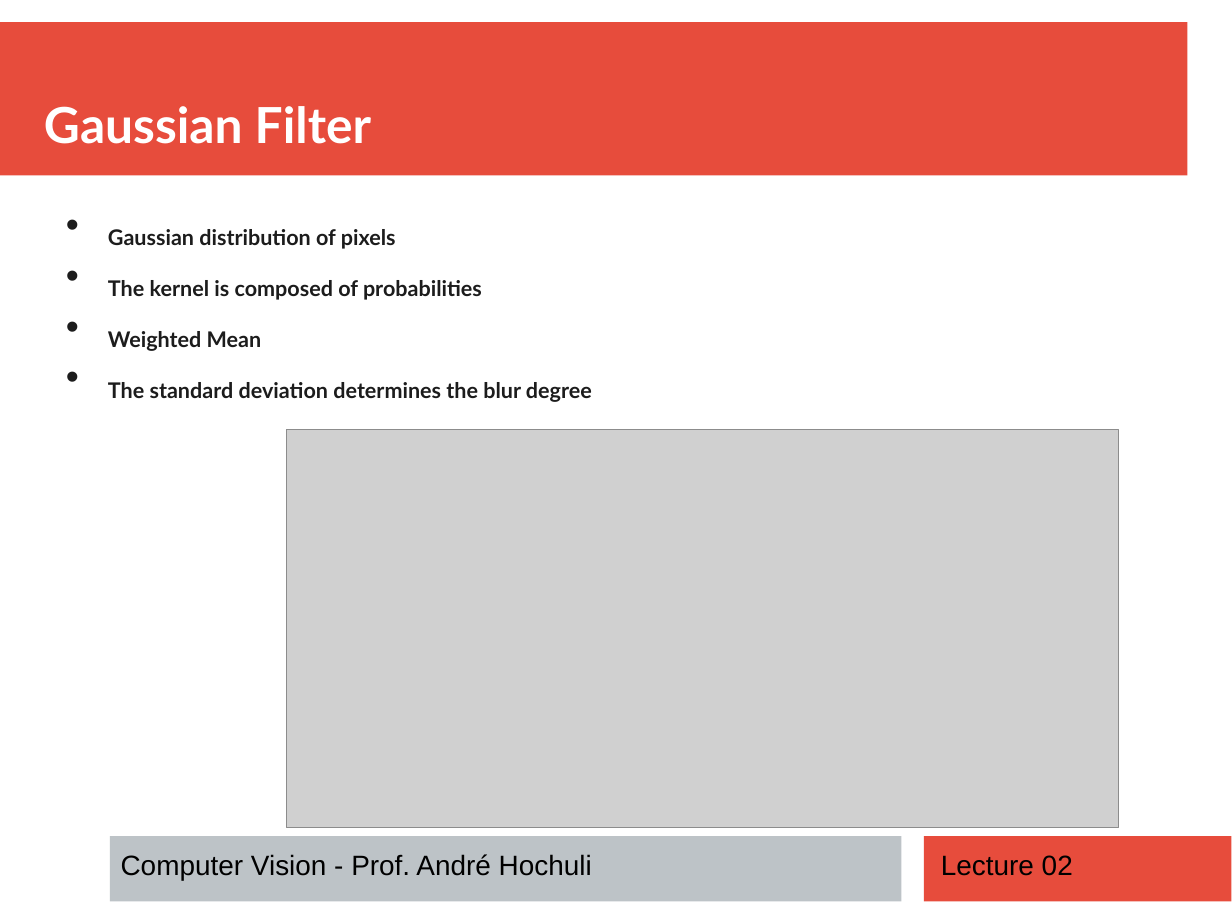
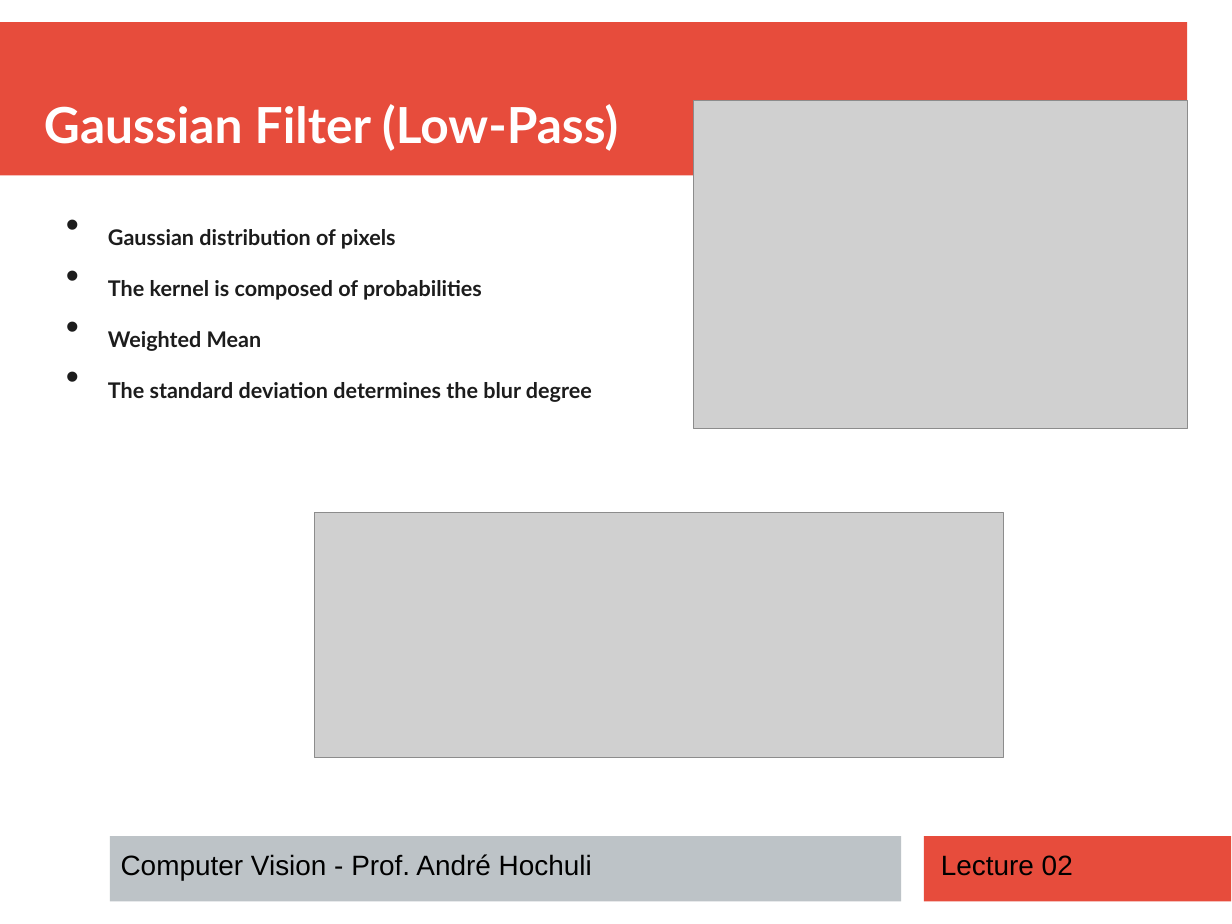
Before and after one commit to andrehochuli/teaching, a slide deck: slide 14 of ComputerVision/Lecture 02 - Image Filtering/Lecture 02 - Image Filtering.pptx (slide 10 before the commit). Drawn at 1232x924 pixels with LibreOffice and Linux fonts; fonts in the diff are those of the drawing; grey boxes stand for pictures. Boxes give left, top, right and bottom in pixels: in the first picture for what was removed or moved away, otherwise in the second. Text is boxed around its words. In the diff, an @@ line names an element or a change of style, - is before the commit and + after.

```diff
--- a/ComputerVision/Lecture 02 - Image Filtering/Lecture 02 - Image Filtering.pptx
+++ b/ComputerVision/Lecture 02 - Image Filtering/Lecture 02 - Image Filtering.pptx
@@ text at (x1=44, y1=104, x2=618, y2=151): text changed @@
-Gaussian Filter
+Gaussian Filter (Low-Pass)
@@ picture added at (x1=693, y1=101, x2=1187, y2=429) @@
@@ picture resized from (x1=286, y1=429, x2=1119, y2=827) to (x1=314, y1=513, x2=1004, y2=758) @@
```
Also in this commit, not shown: 6 other slides changed, 15 slides added, 2 other files.
